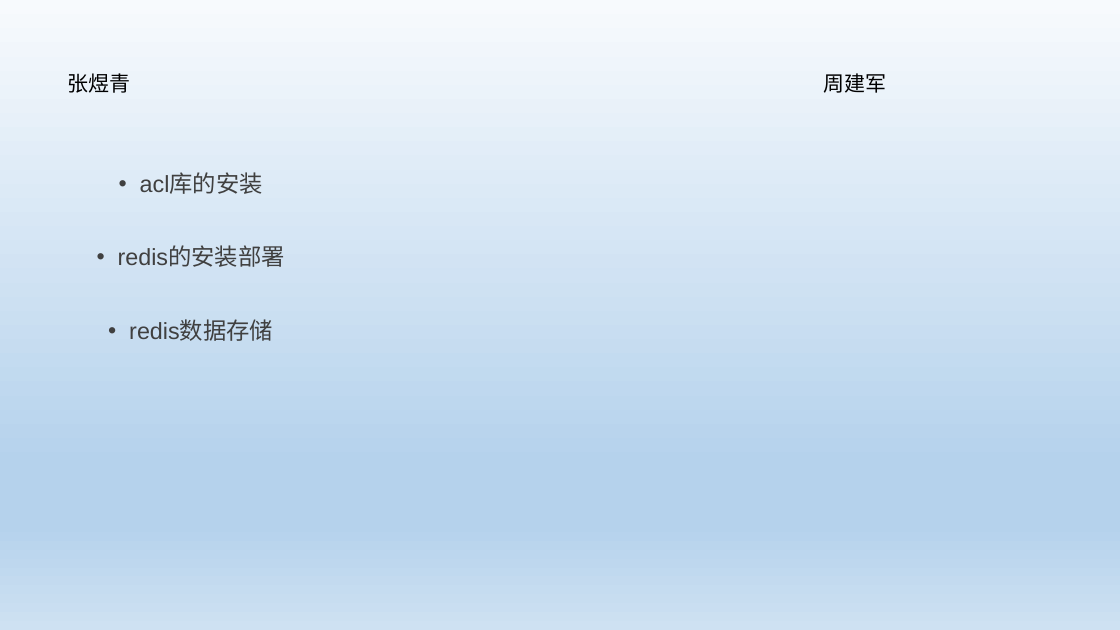
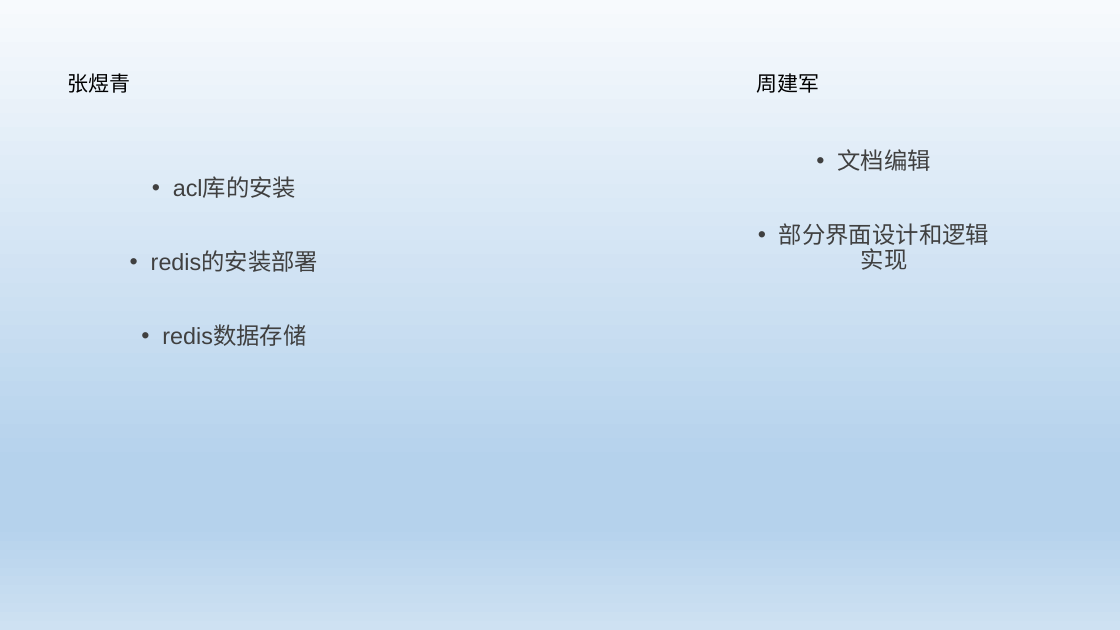
Before and after one commit to SPURSGO/PostgraduateApp, a slide deck: slide 5 of doc/总答辩.ptx.pptx. Drawn at 1120x630 pixels with LibreOffice and Linux fonts; fonts in the diff are those of the drawing. Boxes give left, top, right and bottom in pixels: in the first picture for what was removed or moved away, otherwise in the second. Text is boxed around its words. In the diff, an @@ line names an element or a change of style, - is before the commit and + after.

Commit message:
文档提交，总ppt

```diff
--- a/doc/总答辩.ptx.pptx
+++ b/doc/总答辩.ptx.pptx
@@ title "张煜青 周建军" rewrapped from bbox=[68, 73, 887, 93] to bbox=[68, 73, 820, 93] @@
@@ text added at bbox=[779, 149, 989, 270], 20 pt, text #404040 @@
+• 文档编辑
+• 部分界面设计和逻辑实现
@@ text "acl库的安装": place and size @@
-text "acl库的安装" at bbox=[118, 173, 285, 341]
+text "acl库的安装" at bbox=[151, 177, 318, 346]
```
Also in this commit, not shown: 4 other slides changed, 5 slides added, 2 other files.
